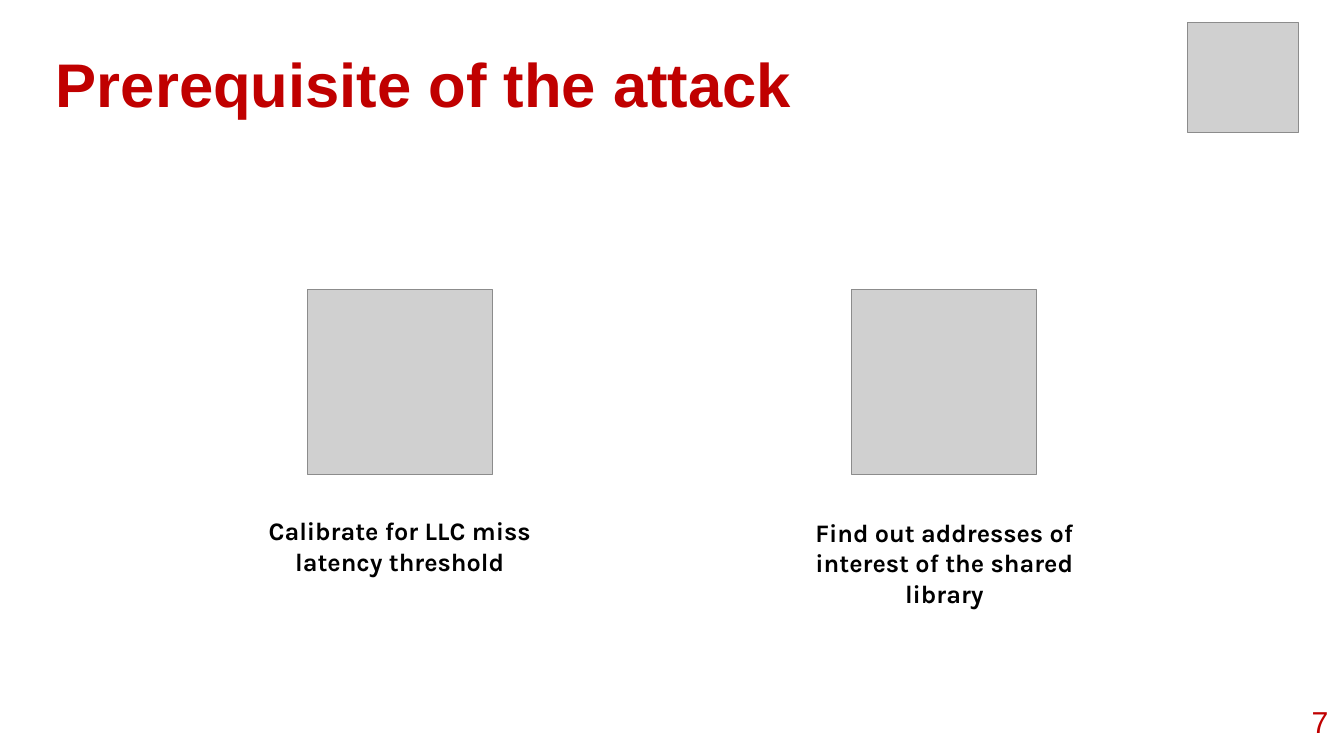
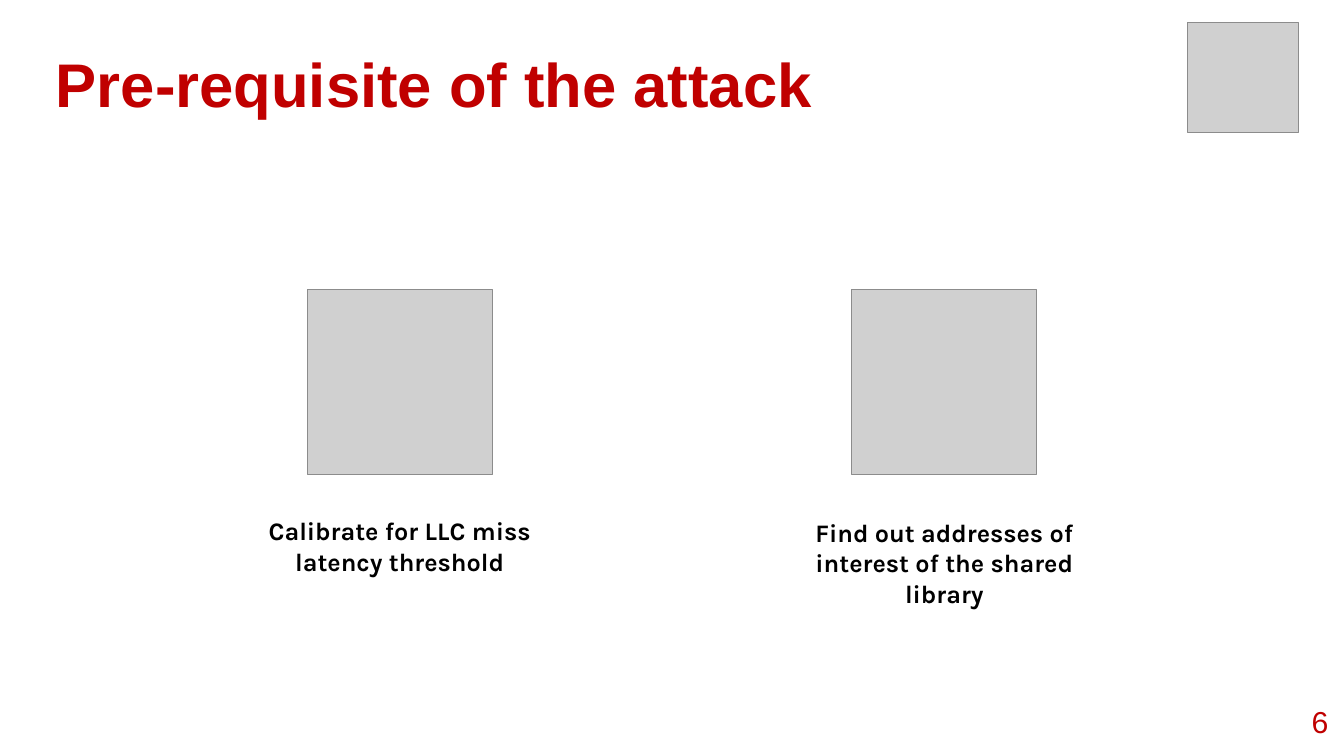
Before and after one commit to sroy729/FDP-Cybersecurity, a slide deck: slide 6 of slides/FDP-Cybersecurity.pptx (slide 7 before the commit). Drawn at 1344x756 pixels with LibreOffice and Linux fonts; fonts in the diff are those of the drawing; grey boxes stand for pictures. Boxes give left, top, right and bottom in pixels: in the first picture for what was removed or moved away, otherwise in the second. Text is boxed around its words. In the diff, an @@ line names an element or a change of style, - is before the commit and + after.

```diff
--- a/slides/FDP-Cybersecurity.pptx
+++ b/slides/FDP-Cybersecurity.pptx
@@ text at (56, 62, 812, 118): text changed @@
-Prerequisite of the attack
+Pre-requisite of the attack
@@ page number at (1312, 712, 1329, 734): text changed @@
-7
+6
```
Also in this commit, not shown: 30 other slides changed, 2 slides added, 1 slide removed.
